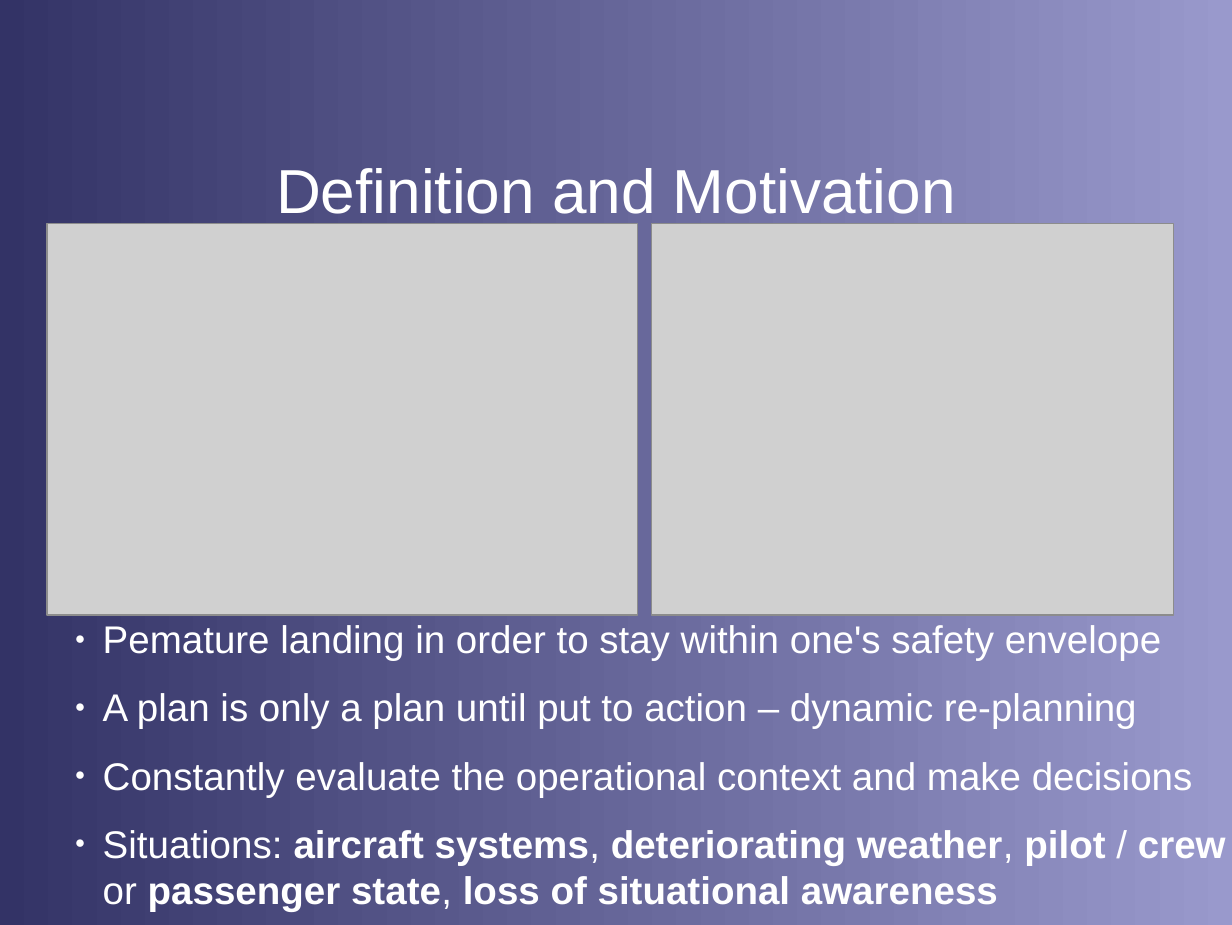
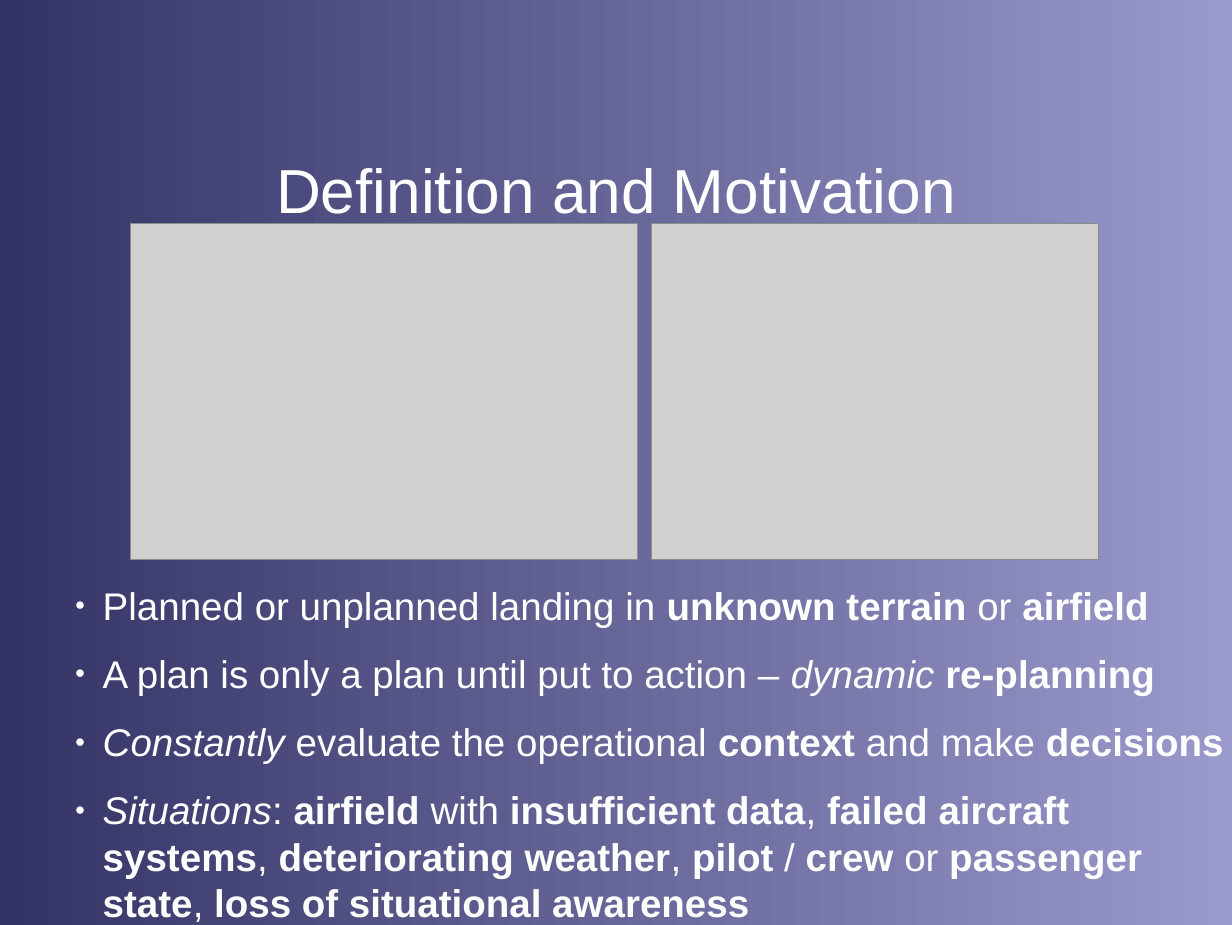
Before and after one commit to stephanheinemann/flight, a slide deck: slide 4 of FI/PrecautionaryLanding/PrecautionaryLanding.odp. Drawn at 1232x925 pixels with LibreOffice and Linux fonts; fonts in the diff are those of the drawing; grey boxes stand for pictures; background and template pictures are left out. Boxes give left, top, right and bottom in pixels: in the first picture for what was removed or moved away, otherwise in the second. Text is boxed around its words. In the diff, an @@ line names an element or a change of style, - is before the commit and + after.

```diff
--- a/FI/PrecautionaryLanding/PrecautionaryLanding.odp
+++ b/FI/PrecautionaryLanding/PrecautionaryLanding.odp
@@ picture: place and size @@
-picture at (47, 224, 637, 615)
+picture at (131, 224, 637, 559)
@@ picture: place and size @@
-picture at (652, 224, 1174, 615)
+picture at (652, 224, 1099, 559)
@@ text "Planned or unplanned landing in ...": place and size @@
-text "Planned or unplanned landing in ..." at (103, 625, 1226, 912)
+text "Planned or unplanned landing in ..." at (103, 592, 1224, 922)
@@ text at (103, 592, 1148, 627): text changed @@
-● Pemature landing in order to stay within one's safety envelope
+● Planned or unplanned landing in unknown terrain or airfield
@@ text at (103, 660, 1224, 764): bold on in "re-planning", "context decisions"; italic on in "dynamic", "Constantly" @@
@@ text at (103, 796, 1142, 922): text changed @@
-● Situations: aircraft systems, deteriorating weather, pilot / crew or passenger state, loss of situational awareness
+● Situations: airfield with insufficient data, failed aircraft systems, deteriorating weather, pilot / crew or passenger state, loss of situational awareness
```
Also in this commit, not shown: 3 other slides changed.
